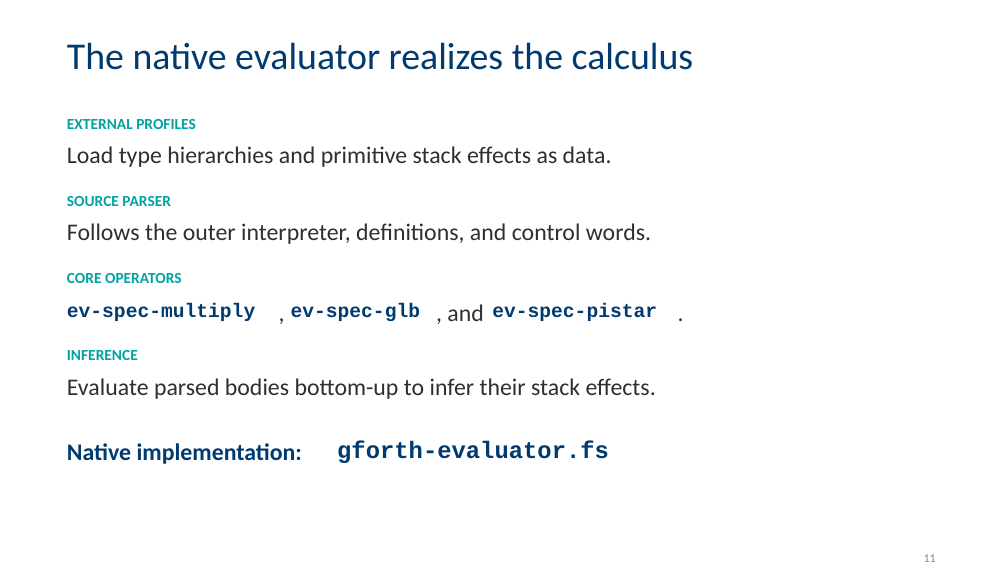
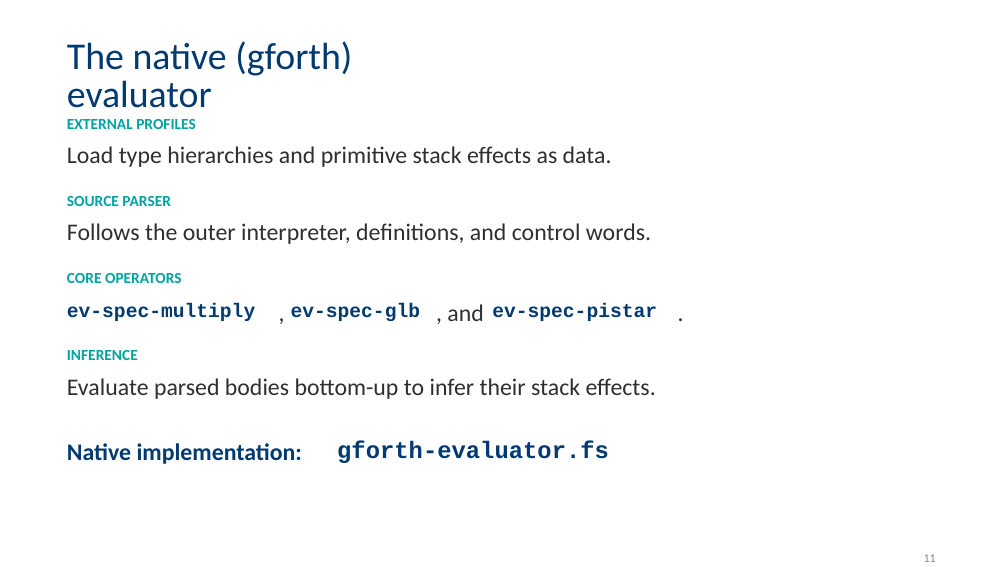
Before and after one commit to jpoial/evaluator, a slide deck: slide 10 of Configurable_Static_Type_Checking_for_Forth.pptx (slide 11 before the commit). Drawn at 1008x567 pixels with LibreOffice and Linux fonts; fonts in the diff are those of the drawing; background and template pictures are left out. Boxes give left, top, right and bottom in pixels: in the first picture for what was removed or moved away, otherwise in the second. Text is boxed around its words. In the diff, an @@ line names an element or a change of style, - is before the commit and + after.

```diff
--- a/Configurable_Static_Type_Checking_for_Forth.pptx
+++ b/Configurable_Static_Type_Checking_for_Forth.pptx
@@ text at [67,41,352,108]: text changed @@
-The native evaluator realizes the calculus
+The native (gforth) evaluator
```
Also in this commit, not shown: 2 other slides changed, 1 slide removed.
